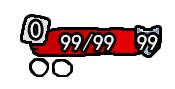
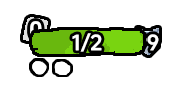
Comparing the layer stacks of the two 175×89 images. Changes:
added group "人物经验条" with 3 layers above "怪物部分的ui" over [29, 27, 146, 57]
added layer "1/2" in group "人物经验条" over [72, 33, 102, 52]
added layer "血条" (1st of 3, in "人物经验条") in group "人物经验条" over [29, 27, 146, 57]
added layer "空血条" (1st of 2, in "人物经验条") in group "人物经验条" over [29, 27, 146, 57]
painted on "牌库数字" over [30, 21, 42, 39]
painted on "99" over [135, 34, 159, 51]
painted on "99/99" over [59, 33, 116, 52]
